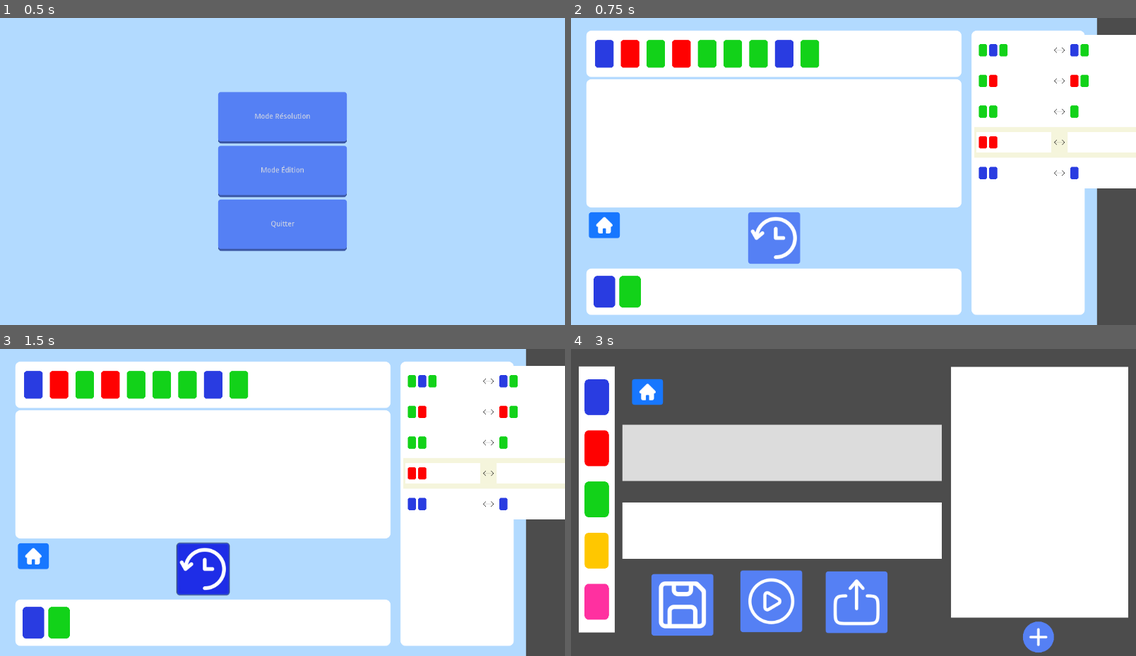
Above: before the commit, frames 1-4 (two rows, left to right).
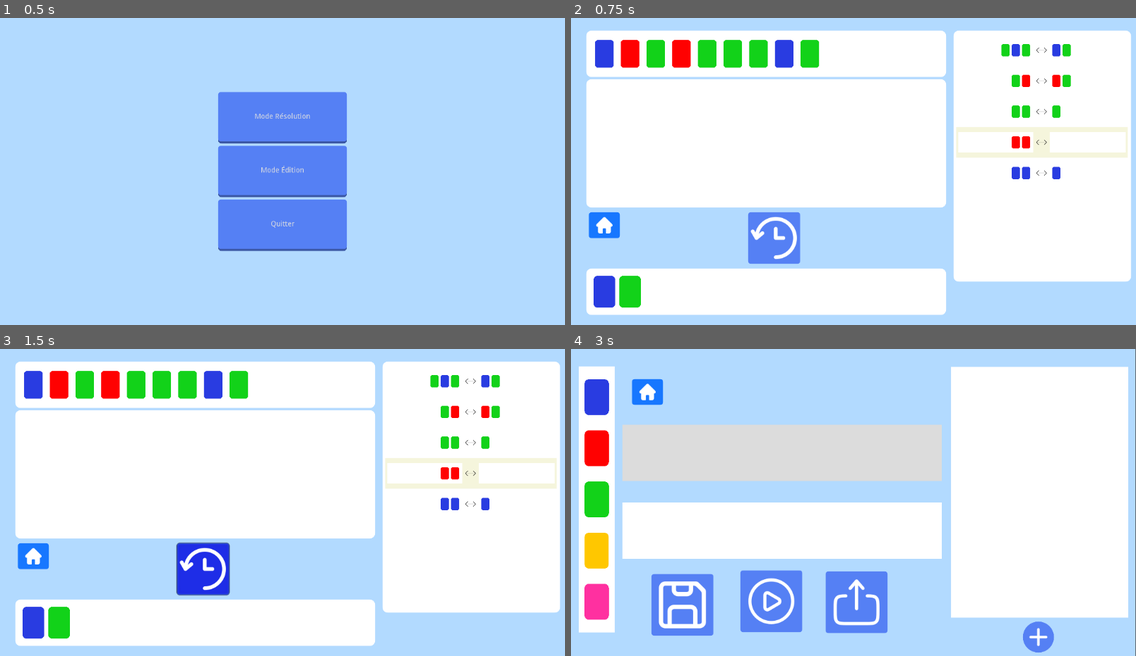
Above: after the commit, the same moments.

Repository: Pertatis/ProjetDomino
Game: Godot game, scene res://Scenes/Menus/MainMenu.tscn
Two runs of this game, one before a commit and one after it. Both use one fixed random seed, a clock stepped at 60 frames per second and the inputs below.
Inputs (mouse positions are in pixels of both pictures, inside the frame that each line leads up to):
- Up to frame 1 (0.5 s): no input
- Up to frame 2 (0.75 s): click "Mode Résolution" at 0.5 s
- Up to frame 3 (1.5 s): click (203, 570) at 1.25 s
- Up to frame 4 (3 s): click (604, 557) at 2 s; click "Mode Édition" at 2.75 s

Frame 1 is identical in both runs. In frame 2, 12% of the frame differs, in the area x 65-100%, y 0-100%; in frame 3, 12%; in frame 4, 41%, in the area x 0-100%, y 0-100%.

Commit message:
rule can have 7 per side, fixed ui

Diff:
--- a/Scenes/Domino/DominoPalette/DominoPaletteBleu.gd
+++ b/Scenes/Domino/DominoPalette/DominoPaletteBleu.gd
@@ -23,12 +23,7 @@
 	var sprite = get_children()[1]
 	var size = Vector2()
 	if sprite.texture:
-		size = sprite.texture.get_size() * sprite.scale
+		size = sprite.texture.get_size() * sprite.scale * 0.8 + Vector2(-12, 10)
 		if where != null:
 			size = size * 0.18
-		# -------- TO FIX AND APPLY FOR ALL DOMINOS: Find the correct vector size --------
-#		print("original size : ", sprite.texture.get_size())
-#		print("height : ", sprite.texture.get_height())
-#		print("width : ", sprite.texture.get_width())
-#		print("size after scale : ", size)
-		return Rect2(global_position - size / 2, size)
+		return Rect2(global_position - Vector2(2,2)- (size/1.25) / 2 , size / 1.18)
--- a/Scenes/Domino/DominoPalette/DominoPaletteBleu.tscn
+++ b/Scenes/Domino/DominoPalette/DominoPaletteBleu.tscn
@@ -9,7 +9,6 @@
 [sub_resource type="ShaderMaterial" id=2]
 
 [node name="Node2D" type="Node2D"]
-position = Vector2( 2.38419e-07, 5.96046e-08 )
 scale = Vector2( 0.8, 0.8 )
 script = ExtResource( 2 )
 
--- a/Scenes/Domino/DominoPalette/DominoPaletteJaune.gd
+++ b/Scenes/Domino/DominoPalette/DominoPaletteJaune.gd
@@ -23,7 +23,7 @@
 	var sprite = get_children()[1]
 	var size = Vector2()
 	if sprite.texture:
-		size = sprite.texture.get_size() * sprite.scale
+		size = sprite.texture.get_size() * sprite.scale * 0.8 + Vector2(-12, 10)
 		if where != null:
 			size = size * 0.18
-	return Rect2(global_position - size / 2, size)
+		return Rect2(global_position - Vector2(2,2)- (size/1.25) / 2 , size / 1.18)
--- a/Scenes/Domino/DominoPalette/DominoPaletteRose.gd
+++ b/Scenes/Domino/DominoPalette/DominoPaletteRose.gd
@@ -19,10 +19,10 @@
 	_on_DominoPaletteRose_input_event(null,event,null)
 
 func get_rect(where):
-	var sprite = get_children()[1]  # Adjust the path to your Sprite node
+	var sprite = get_children()[1]
 	var size = Vector2()
 	if sprite.texture:
-		size = sprite.texture.get_size() * sprite.scale
+		size = sprite.texture.get_size() * sprite.scale * 0.8 + Vector2(-12, 10)
 		if where != null:
 			size = size * 0.18
-	return Rect2(global_position - size / 2, size)
+		return Rect2(global_position - Vector2(2,2)- (size/1.25) / 2 , size / 1.18)
--- a/Scenes/Domino/DominoPalette/DominoPaletteRouge.gd
+++ b/Scenes/Domino/DominoPalette/DominoPaletteRouge.gd
@@ -19,10 +19,10 @@
 	_on_DominoPaletteRouge_input_event(null,event,null)
 
 func get_rect(where):
-	var sprite = get_children()[1]  # Adjust the path to your Sprite node
+	var sprite = get_children()[1]
 	var size = Vector2()
 	if sprite.texture:
-		size = sprite.texture.get_size() * sprite.scale
+		size = sprite.texture.get_size() * sprite.scale * 0.8 + Vector2(-12, 10)
 		if where != null:
 			size = size * 0.18
-	return Rect2(global_position - size / 2, size)
+		return Rect2(global_position - Vector2(2,2)- (size/1.25) / 2 , size / 1.18)
--- a/Scenes/Domino/DominoPalette/DominoPaletteVert.gd
+++ b/Scenes/Domino/DominoPalette/DominoPaletteVert.gd
@@ -19,10 +19,10 @@
 	_on_DominoPaletteVert_input_event(null,event,null)
 
 func get_rect(where):
-	var sprite = get_children()[1]  # Adjust the path to your Sprite node
+	var sprite = get_children()[1]
 	var size = Vector2()
 	if sprite.texture:
-		size = sprite.texture.get_size() * sprite.scale
+		size = sprite.texture.get_size() * sprite.scale * 0.8 + Vector2(-12, 10)
 		if where != null:
 			size = size * 0.18
-	return Rect2(global_position - size / 2, size)
+		return Rect2(global_position - Vector2(2,2)- (size/1.25) / 2 , size / 1.18)
--- a/Scenes/Edition.gd
+++ b/Scenes/Edition.gd
@@ -279,9 +279,14 @@
 		adjust_distance = distance_domino
 
 	if list_to_pop:
-		list_to_pop.pop_at(id - 2 if parent_name in ['Gauche', 'Droite'] else id - 1)
-		for i in range(id, parent.get_child_count()):
-			parent.get_child(i).position.x -= adjust_distance
+		list_to_pop.pop_at(id - 2 if parent_name in ['Gauche', 'Droite']  else id - 1)
+		if parent_name == 'Gauche':
+			for i in range(0, id):
+				if not (parent.get_child(i) is Position2D):
+					parent.get_child(i).position.x += adjust_distance
+		else:
+			for i in range(id, parent.get_child_count()):
+				parent.get_child(i).position.x -= adjust_distance
 
 func regle_supp_domino_handle(index):
 	_propagate_event_regle($"%PanelRegles".get_child(index))
@@ -328,10 +333,21 @@
 			regle.cote_droit.append(Global.get_color(instance.filename))
 	elif regle.gauche:
 		if sous_regle[1].get_child_count() - 2 < max_nb_domino_par_cote_regle :
-			instance.position = sous_regle[1].get_children()[1].position + (Vector2.RIGHT * 10 * (sous_regle[1].get_child_count() - 2))
-			instance.scale = Vector2(0.15,0.15)
-			sous_regle[1].add_child(instance)
-			regle.cote_gauche.append(Global.get_color(instance.filename))
+			if sous_regle[1].get_child_count() == 2:
+				instance.position = sous_regle[1].get_children()[1].position + (Vector2.LEFT * 10 * (sous_regle[1].get_child_count() - 2))
+				instance.scale = Vector2(0.15,0.15)
+				sous_regle[1].add_child(instance)
+				regle.cote_gauche.append(Global.get_color(instance.filename))
+			else :
+				# décaler tous les dominos vers la gauche
+				for child in sous_regle[1].get_children():
+					if not (child is Position2D):
+						child.position += Vector2.LEFT * 10
+				# ajouter l'instance
+				instance.position = sous_regle[1].get_children()[1].position
+				instance.scale = Vector2(0.15, 0.15)
+				sous_regle[1].add_child(instance)
+				regle.cote_gauche.append(Global.get_color(instance.filename))
 
 func _propagate_event(event,node):
 	var mouse_pos = get_local_mouse_position()
--- a/Scenes/Edition.tscn
+++ b/Scenes/Edition.tscn
@@ -76,7 +76,6 @@
 }
 
 [node name="PanelCouleurFond" type="ColorRect" parent="."]
-visible = false
 margin_left = -1.0
 margin_right = 1099.0
 margin_bottom = 600.0
--- a/Scenes/Historique.tscn
+++ b/Scenes/Historique.tscn
@@ -8,7 +8,7 @@
 script = ExtResource( 1 )
 
 [node name="HistoriqueLigne" type="ColorRect" parent="."]
-margin_right = 682.0
+margin_right = 630.0
 margin_bottom = 60.0
 mouse_default_cursor_shape = 2
 
@@ -39,7 +39,7 @@
 [node name="HistoriqueCercles" type="ColorRect" parent="HistoriqueLigne"]
 margin_left = 29.0
 margin_top = 10.0
-margin_right = 670.0
+margin_right = 629.0
 margin_bottom = 50.0
 mouse_filter = 2
 
--- a/Scenes/Menus/MainMenu.tscn
+++ b/Scenes/Menus/MainMenu.tscn
@@ -92,8 +92,6 @@
 [node name="Menu" type="Control"]
 anchor_right = 1.0
 anchor_bottom = 1.0
-margin_right = -180.0
-margin_bottom = -120.0
 script = ExtResource( 1 )
 
 [node name="ColorRect" type="ColorRect" parent="."]
--- a/Scenes/Resolution.gd
+++ b/Scenes/Resolution.gd
@@ -67,6 +67,16 @@
 				instance.position = sous_regle[1].get_children()[1].position + (Vector2.RIGHT * 10 * (sous_regle[1].get_child_count() - 2))
 				instance.scale = Vector2(0.15,0.15)
 				sous_regle[1].add_child(instance)
+
+		print(sous_regle[1].get_children())
+
+		# dont ask me how this works
+		var awkward = sous_regle[1].get_child_count() - 3
+		print(awkward)
+		for child in sous_regle[1].get_children():
+			if (not (child is Position2D)) and (not (child is Area2D)):
+				child.position += Vector2.LEFT * 10 * awkward
+#
 
 		#cote droit
 		for domino in regle[1]:
@@ -308,7 +318,7 @@
 	for _i in range(historique.size() - index + 1):
 		historique.pop_front()
 
-	$"%HistoriqueFond".rect_min_size = Vector2(720,0)
+	$"%HistoriqueFond".rect_min_size = Vector2(680,0)
 	compteur_historique = 1
 	print('------------------')
 	print('------------------')
--- a/Scenes/Resolution.tscn
+++ b/Scenes/Resolution.tscn
@@ -45,16 +45,16 @@
 script = ExtResource( 1 )
 
 [node name="Background" type="ColorRect" parent="."]
-margin_right = 1024.0
+margin_right = 1100.0
 margin_bottom = 600.0
 mouse_filter = 2
 color = Color( 0.698039, 0.854902, 1, 1 )
 
 [node name="PaletteRegles" type="Panel" parent="Background"]
-margin_left = 780.0
+margin_left = 745.0
 margin_top = 25.0
-margin_right = 1000.0
-margin_bottom = 580.0
+margin_right = 1090.0
+margin_bottom = 515.0
 custom_styles/panel = SubResource( 1 )
 
 [node name="ReglePoint" type="Position2D" parent="Background/PaletteRegles"]
@@ -63,7 +63,7 @@
 [node name="Base" type="Panel" parent="Background"]
 margin_left = 30.0
 margin_top = 25.0
-margin_right = 760.0
+margin_right = 730.0
 margin_bottom = 115.0
 mouse_filter = 2
 custom_styles/panel = SubResource( 1 )
@@ -74,7 +74,7 @@
 [node name="Historique" type="Panel" parent="Background"]
 margin_left = 30.0
 margin_top = 120.0
-margin_right = 760.0
+margin_right = 730.0
 margin_bottom = 370.0
 custom_styles/panel = SubResource( 1 )
 
@@ -82,14 +82,14 @@
 unique_name_in_owner = true
 margin_left = 5.0
 margin_top = 5.0
-margin_right = 725.0
+margin_right = 694.0
 margin_bottom = 245.0
-rect_min_size = Vector2( 720, 240 )
+rect_min_size = Vector2( 680, 240 )
 
 [node name="HistoriqueFond" type="ColorRect" parent="Background/Historique/ScrollContainer"]
 unique_name_in_owner = true
-margin_right = 720.0
-rect_min_size = Vector2( 720, 0 )
+margin_right = 680.0
+rect_min_size = Vector2( 680, 0 )
 
 [node name="HistoriquePoint" type="Position2D" parent="Background/Historique/ScrollContainer/HistoriqueFond"]
 unique_name_in_owner = true
@@ -98,7 +98,7 @@
 [node name="Objectif" type="Panel" parent="Background"]
 margin_left = 30.0
 margin_top = 490.0
-margin_right = 760.0
+margin_right = 730.0
 margin_bottom = 580.0
 custom_styles/panel = SubResource( 1 )
 
--- a/Scenes/Règle.tscn
+++ b/Scenes/Règle.tscn
@@ -50,7 +50,7 @@
 shape = SubResource( 2 )
 
 [node name="GauchePoint" type="Position2D" parent="ColorRect/Gauche"]
-position = Vector2( 6.5, 10 )
+position = Vector2( 66, 10 )
 
 [node name="Flèche" type="Sprite" parent="ColorRect"]
 position = Vector2( 166, 30 )
--- a/Scenes/Test.gd
+++ b/Scenes/Test.gd
@@ -69,6 +69,12 @@
 				instance.position = sous_regle[1].get_children()[1].position + (Vector2.RIGHT * 10 * (sous_regle[1].get_child_count() - 2))
 				instance.scale = Vector2(0.15,0.15)
 				sous_regle[1].add_child(instance)
+
+		var awkward = sous_regle[1].get_child_count() - 3
+		print(awkward)
+		for child in sous_regle[1].get_children():
+			if (not (child is Position2D)) and (not (child is Area2D)):
+				child.position += Vector2.LEFT * 10 * awkward
 
 		#cote droit
 		for domino in regle[1]:
@@ -310,7 +316,7 @@
 	for _i in range(historique.size() - index + 1):
 		historique.pop_front()
 
-	$"%HistoriqueFond".rect_min_size = Vector2(720,0)
+	$"%HistoriqueFond".rect_min_size = Vector2(680,0)
 	compteur_historique = 1
 	print('------------------')
 	print('------------------')
--- a/Scenes/Test.tscn
+++ b/Scenes/Test.tscn
@@ -46,16 +46,16 @@
 script = ExtResource( 1 )
 
 [node name="Background" type="ColorRect" parent="."]
-margin_right = 1024.0
+margin_right = 1100.0
 margin_bottom = 600.0
 mouse_filter = 2
 color = Color( 0.698039, 0.854902, 1, 1 )
 
 [node name="PaletteRegles" type="Panel" parent="Background"]
-margin_left = 780.0
+margin_left = 745.0
 margin_top = 25.0
-margin_right = 1000.0
-margin_bottom = 580.0
+margin_right = 1090.0
+margin_bottom = 515.0
 custom_styles/panel = SubResource( 1 )
 
 [node name="ReglePoint" type="Position2D" parent="Background/PaletteRegles"]
@@ -64,7 +64,7 @@
 [node name="Base" type="Panel" parent="Background"]
 margin_left = 30.0
 margin_top = 25.0
-margin_right = 760.0
+margin_right = 730.0
 margin_bottom = 115.0
 mouse_filter = 2
 custom_styles/panel = SubResource( 1 )
@@ -75,7 +75,7 @@
 [node name="Historique" type="Panel" parent="Background"]
 margin_left = 30.0
 margin_top = 120.0
-margin_right = 760.0
+margin_right = 730.0
 margin_bottom = 370.0
 custom_styles/panel = SubResource( 1 )
 
@@ -83,14 +83,14 @@
 unique_name_in_owner = true
 margin_left = 5.0
 margin_top = 5.0
-margin_right = 725.0
+margin_right = 695.0
 margin_bottom = 245.0
-rect_min_size = Vector2( 720, 240 )
+rect_min_size = Vector2( 680, 240 )
 
 [node name="HistoriqueFond" type="ColorRect" parent="Background/Historique/ScrollContainer"]
 unique_name_in_owner = true
-margin_right = 720.0
-rect_min_size = Vector2( 720, 0 )
+margin_right = 680.0
+rect_min_size = Vector2( 680, 0 )
 
 [node name="HistoriquePoint" type="Position2D" parent="Background/Historique/ScrollContainer/HistoriqueFond"]
 unique_name_in_owner = true
@@ -99,7 +99,7 @@
 [node name="Objectif" type="Panel" parent="Background"]
 margin_left = 30.0
 margin_top = 490.0
-margin_right = 760.0
+margin_right = 730.0
 margin_bottom = 580.0
 custom_styles/panel = SubResource( 1 )
 
